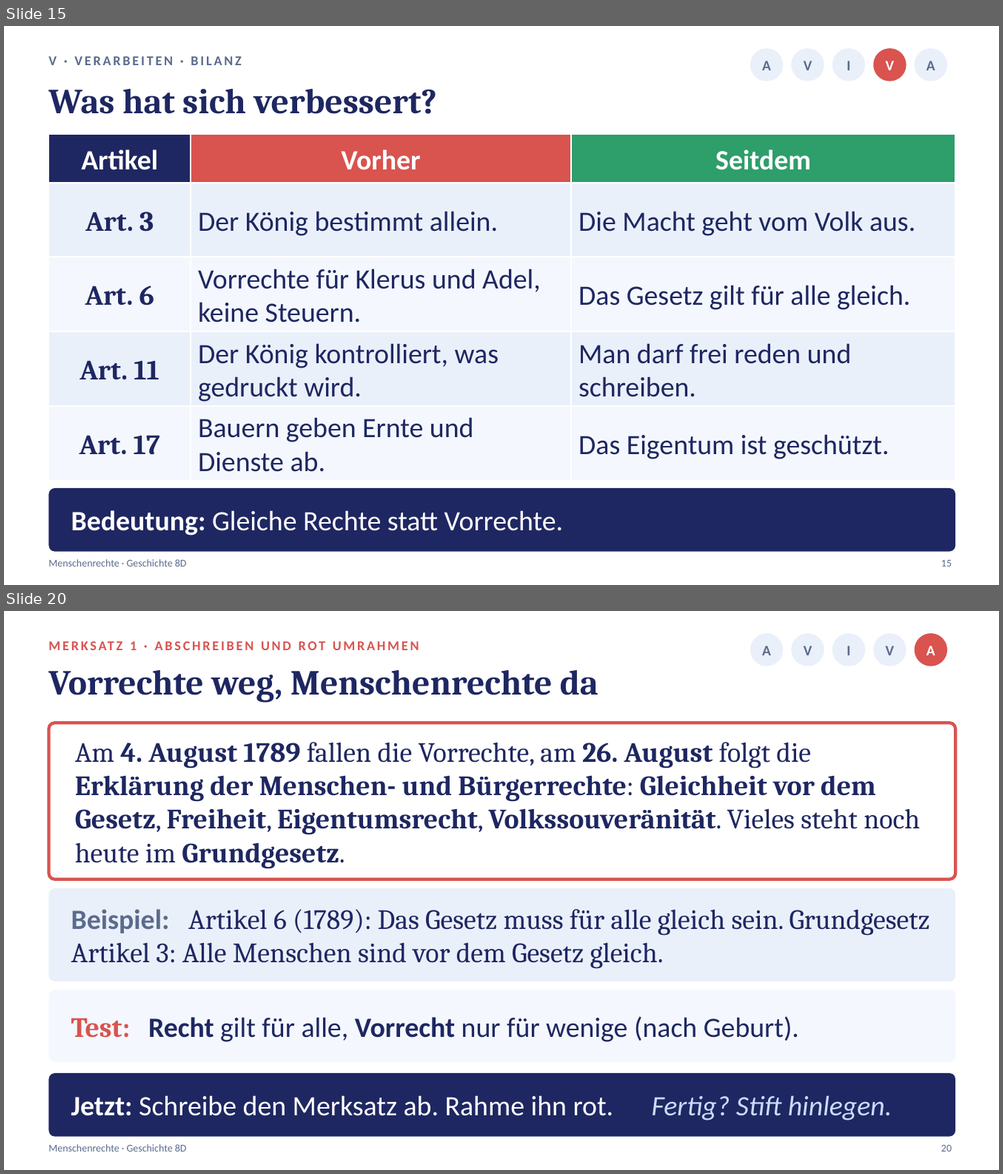
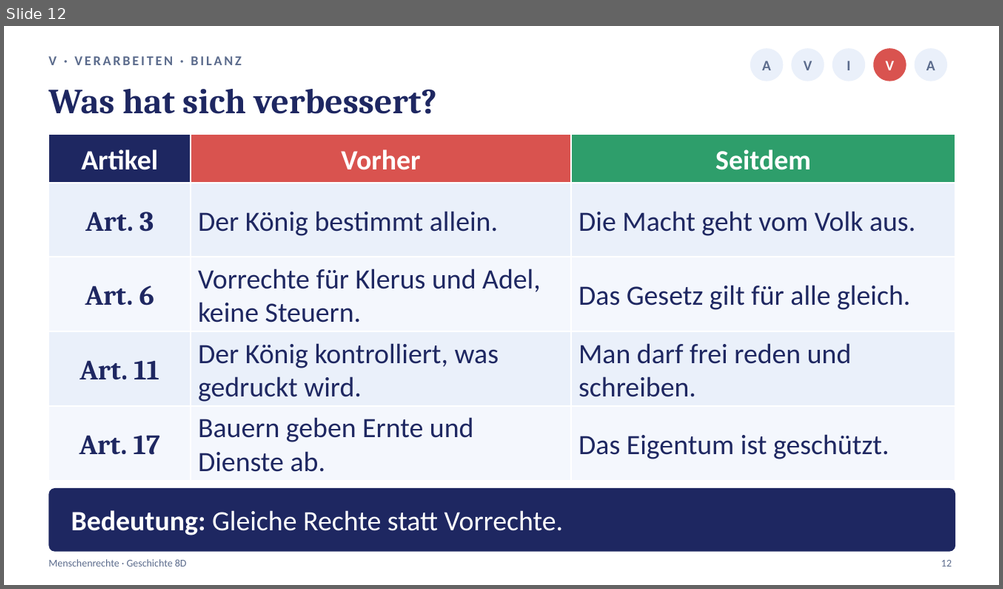
Before and after one commit to golzkonstantin-gif/Schule, a slide deck: Geschichte_8D/Stunde4_Menschenrechte/Praesentation_Stunde4_Menschenrechte_8D.pptx. Shown one above the other, each under a label of ours: slides 15 and 20 before the commit, slide 12 after it; the slides between them are not shown. The pictures are 1003x1174 and 1003x589 pixels, drawn with LibreOffice and Linux fonts; fonts in the diff are those of the drawing. Boxes give left, top, right and bottom in pixels: in the first picture for what was removed or moved away, otherwise in the second. Text is boxed around its words. In the diff, an @@ line names an element or a change of style, - is before the commit and + after.

```diff
--- a/Geschichte_8D/Stunde4_Menschenrechte/Praesentation_Stunde4_Menschenrechte_8D.pptx
+++ b/Geschichte_8D/Stunde4_Menschenrechte/Praesentation_Stunde4_Menschenrechte_8D.pptx
@@ slide 20 removed at bbox=[4, 611, 999, 1170], background #FFFFFF @@
@@ text removed at bbox=[130, 641, 136, 650] @@
-MERKSATZ 1 · ABSCHREIBEN UND ROT UMRAHMEN
@@ ellipse removed at bbox=[750, 633, 783, 667] @@
@@ text removed at bbox=[762, 646, 771, 655] @@
-A
@@ ellipse removed at bbox=[791, 633, 824, 667] @@
@@ text removed at bbox=[803, 646, 812, 655] @@
-V
@@ ellipse removed at bbox=[832, 633, 865, 667] @@
@@ text removed at bbox=[846, 646, 850, 655] @@
-I
@@ ellipse removed at bbox=[874, 633, 906, 667] @@
@@ text removed at bbox=[885, 646, 894, 655] @@
-V
@@ ellipse removed at bbox=[914, 633, 947, 667] @@
@@ text removed at bbox=[926, 646, 935, 655] @@
-A
@@ text removed at bbox=[48, 670, 598, 702] @@
-Vorrechte weg, Menschenrechte da
@@ rounded rectangle removed at bbox=[48, 723, 956, 880] @@
@@ text removed at bbox=[75, 742, 919, 869] @@
-Am 4. August 1789 fallen die Vorrechte, am 26. August folgt die Erklärung der Menschen- und Bürgerrechte: Gleichheit vor dem Gesetz, Freiheit, Eigentumsrecht, Volkssouveränität. Vieles steht noch heute im Grundgesetz.
@@ rounded rectangle removed at bbox=[48, 889, 956, 982] @@
@@ text removed at bbox=[71, 909, 930, 969] @@
-Beispiel: Artikel 6 (1789): Das Gesetz muss für alle gleich sein. Grundgesetz Artikel 3: Alle Menschen sind vor dem Gesetz gleich.
@@ rounded rectangle removed at bbox=[48, 990, 956, 1062] @@
@@ text removed at bbox=[71, 1017, 799, 1042] @@
-Test: Recht gilt für alle, Vorrecht nur für wenige (nach Geburt).
@@ rounded rectangle removed at bbox=[48, 1073, 956, 1137] @@
@@ text removed at bbox=[71, 1096, 892, 1121] @@
-Jetzt: Schreibe den Merksatz ab. Rahme ihn rot. Fertig? Stift hinlegen.
@@ text removed at bbox=[48, 1145, 187, 1152] @@
-Menschenrechte · Geschichte 8D
@@ text removed at bbox=[941, 1145, 951, 1152] @@
-20
@@ what was slide 15 is now slide 12 @@
@@ slide 12 changed as well @@
@@ text at bbox=[941, 560, 951, 567]: text changed @@
-15
+12
```
Also in this commit, not shown: 13 other slides changed, 3 slides added, 8 other slides removed, 8 other files.
